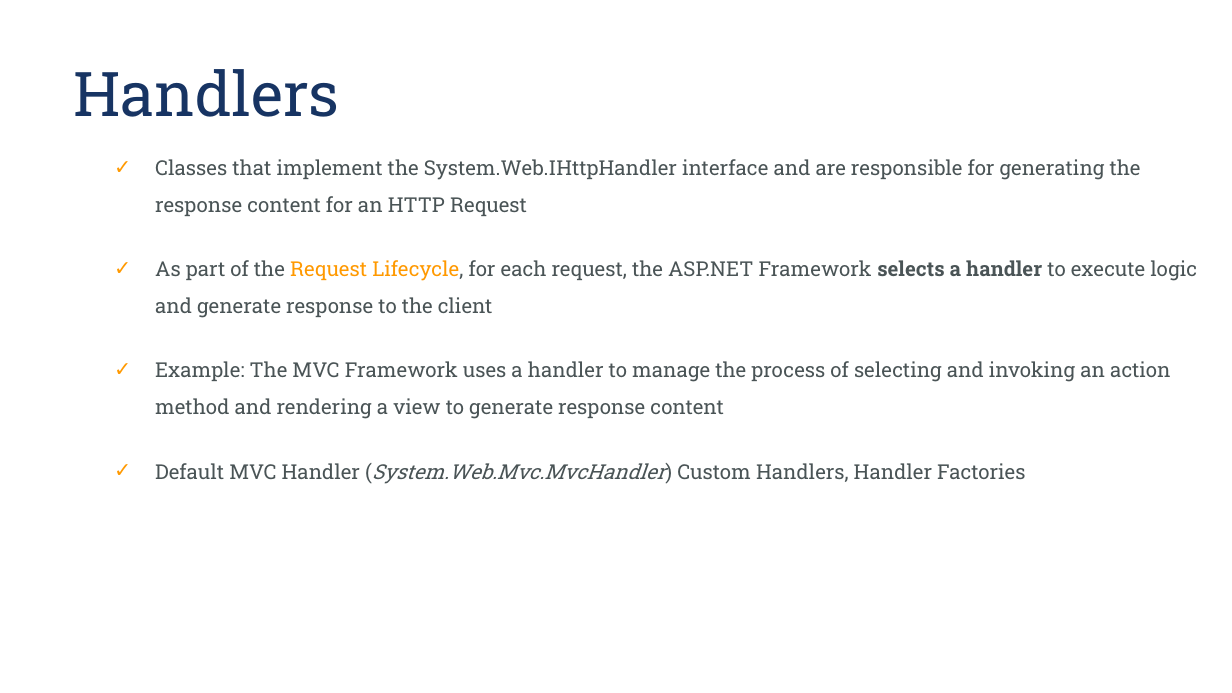
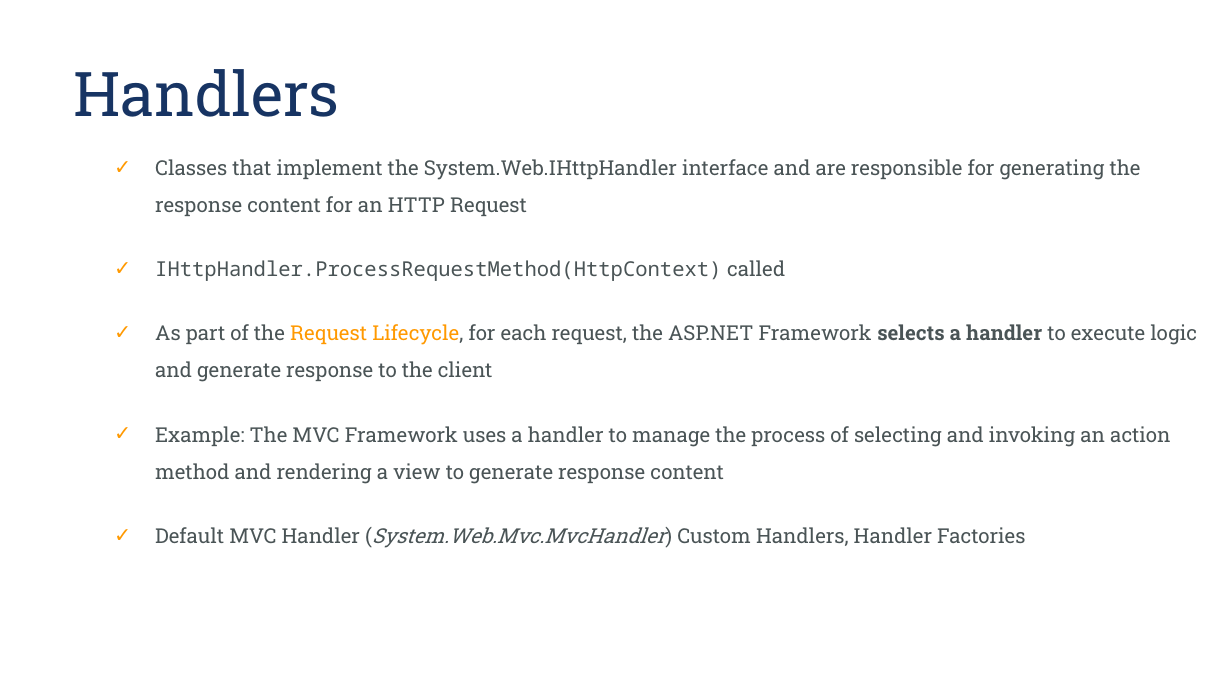
Before and after one commit to klassanov/AspNetPlatformDemos, a slide deck: slide 6 of FourthPresentation.pptx. Drawn at 1232x693 pixels with LibreOffice and Linux fonts; fonts in the diff are those of the drawing; background and template pictures are left out. Boxes give left, top, right and bottom in pixels: in the first picture for what was removed or moved away, otherwise in the second. Text is boxed around its words. In the diff, an @@ line names an element or a change of style, - is before the commit and + after.

```diff
--- a/FourthPresentation.pptx
+++ b/FourthPresentation.pptx
@@ text at <box>155,260,785,281</box>: paragraph added @@
+✓ IHttpHandler.ProcessRequestMethod(HttpContext) called
```
Also in this commit, not shown: 1 slide added, 1 slide removed.
